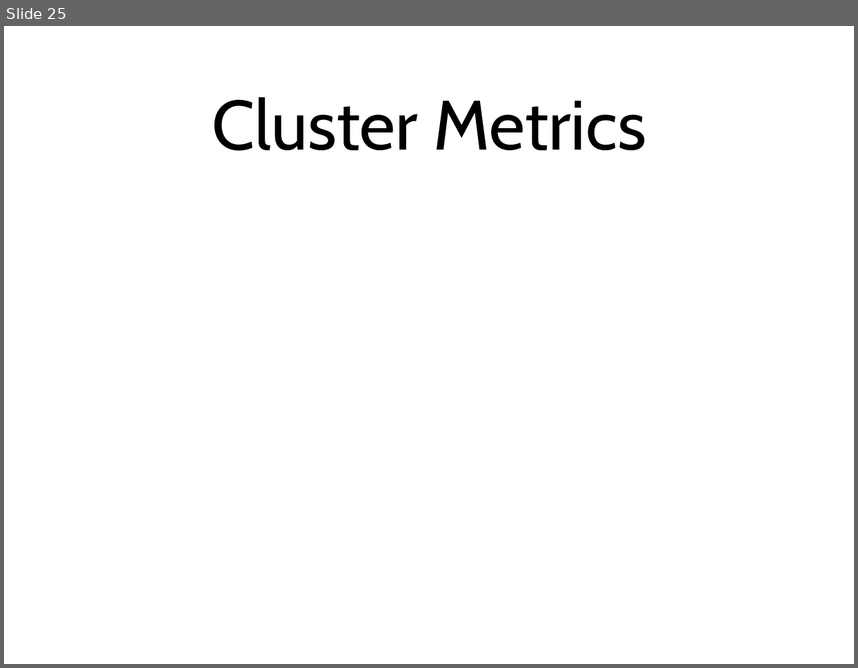
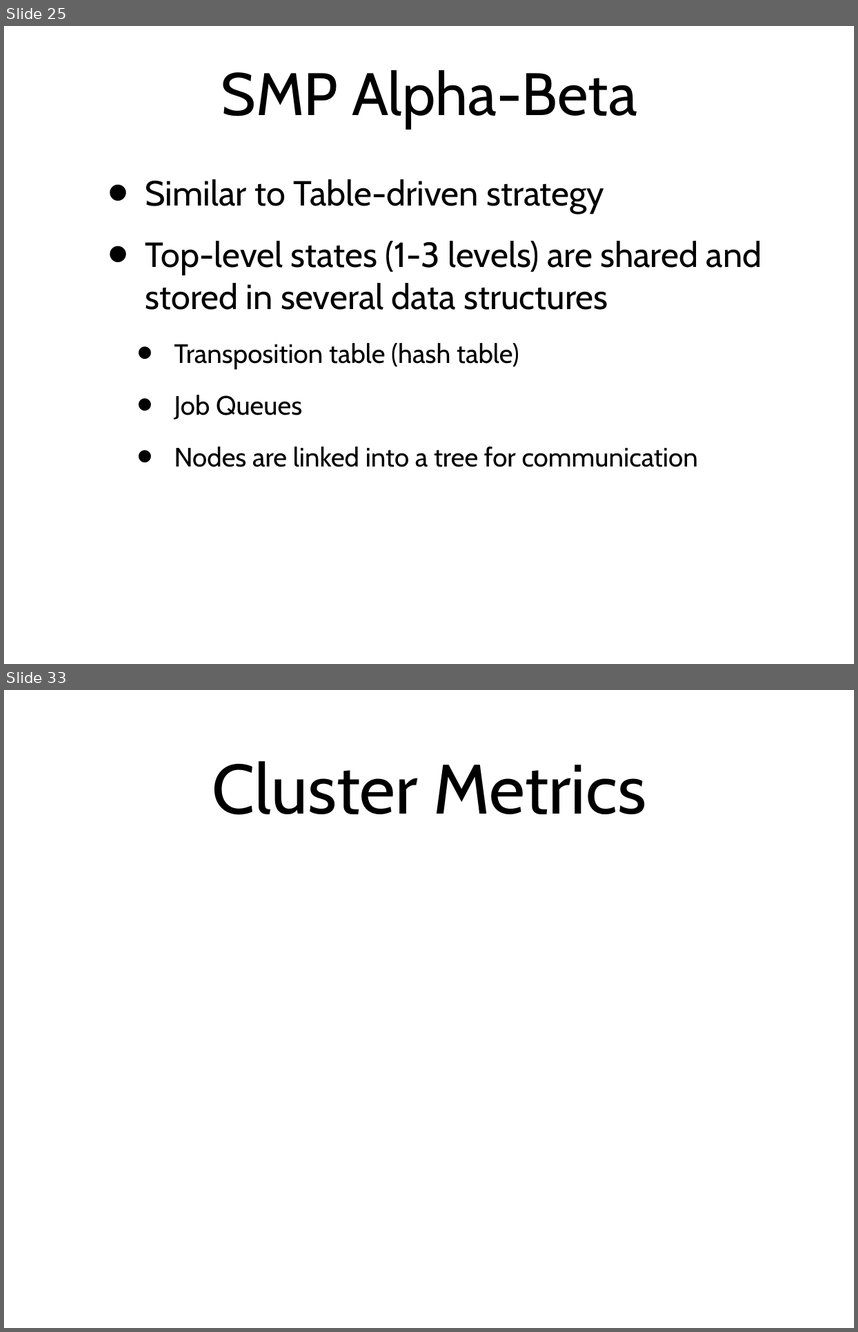
Before and after one commit to amod0017/rit-othello, a slide deck: Othello/other/Othello-Presentation-2.ppt. Shown one above the other, each under a label of ours: slide 25 before the commit, slides 25 and 33 after it; the slides between them are not shown. The pictures are 858x668 and 858x1332 pixels, drawn with LibreOffice and Linux fonts; fonts in the diff are those of the drawing. Boxes give left, top, right and bottom in pixels: in the first picture for what was removed or moved away, otherwise in the second. Text is boxed around its words. In the diff, an @@ line names an element or a change of style, - is before the commit and + after.

```diff
--- a/Othello/other/Othello-Presentation-2.ppt
+++ b/Othello/other/Othello-Presentation-2.ppt
@@ slide 25 added at [4,26,854,664], background #FFFFFF @@
@@ title added at [221,70,637,128], 72 pt, text #000000 @@
+SMP Alpha-Beta
@@ text added at [145,179,762,467], 42 pt, text #000000 @@
+• Similar to Table-driven strategy
+• Top-level states (1-3 levels) are shared and stored in several data structures
+  • Transposition table (hash table)
+  • Job Queues
+  • Nodes are linked into a tree for communication
@@ what was slide 25 is now slide 33 @@
```
Also in this commit, not shown: 11 slides changed, 18 other slides added, 11 slides removed.
